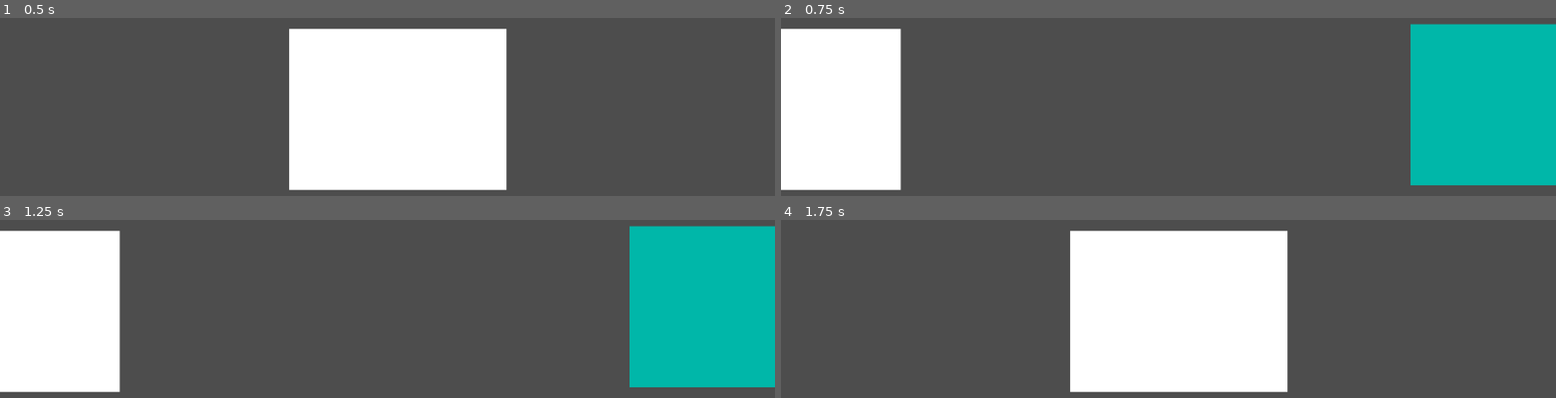
Above: before the commit, frames 1-4 (two rows, left to right).
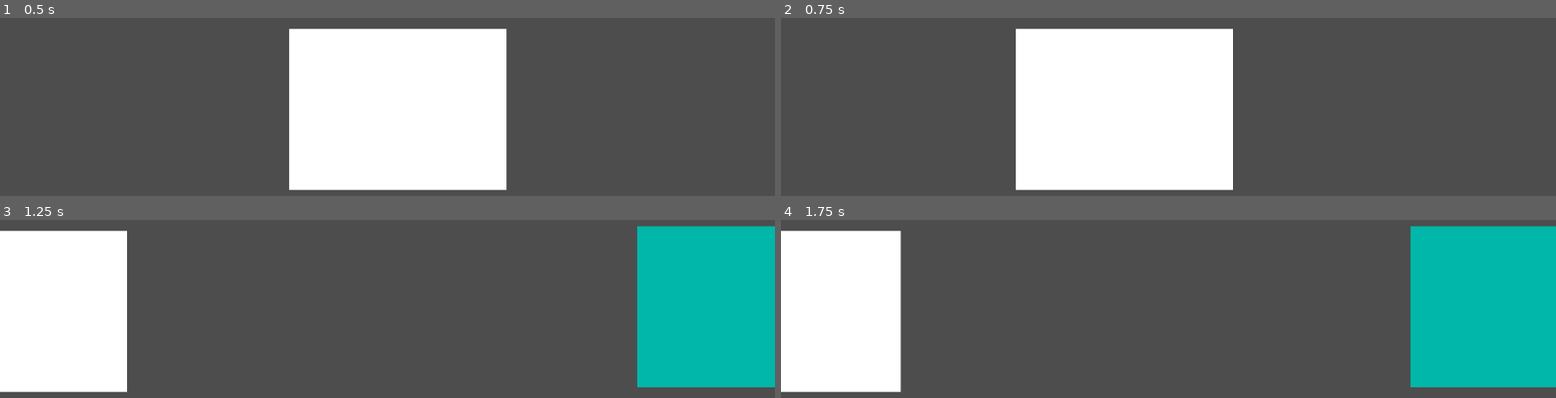
Above: after the commit, the same moments.

Repository: Novali91/Snakeeyes
Game: Godot game, scene res://root.tscn
The game is run twice, just before and just after one commit, with the same random seed, the same clock (stepped at 60 frames per second) and the same inputs.
Inputs:
- Up to frame 1 (0.5 s): no input
- Up to frame 2 (0.75 s): tap Enter at 0.5 s; hold Right (right) from 0.53 s (still down)
- Up to frame 3 (1.25 s): keep holding Right (right)
- Up to frame 4 (1.75 s): release Right (right) at 1.28 s; hold Left (left) from 1.28 s (still down)

Frame 1 is identical in both runs. In frame 2, 57% of the frame differs, in the area x 0-100%, y 3-97%; in frame 3, 1.8%; in frame 4, 57%.

Commit message:
Smoothed screen transitions

Diff:
--- a/root.gd
+++ b/root.gd
@@ -3,6 +3,10 @@
 @onready var screens: Array[Node2D] = [$Deck,$Table,$Store]
 var screenId = 1
 @onready var camera = $Camera2D
+
+var prevScreenId = 1
+var transitionTotalTime = 0.75
+var transitionTime = -1
 
 # Called when the node enters the scene tree for the first time.
 func _ready() -> void:
@@ -11,10 +15,22 @@
 
 # Called every frame. 'delta' is the elapsed time since the previous frame.
 func _process(delta: float) -> void:
-	if Input.is_action_just_pressed("right"):
-		screenId += 1
-	if Input.is_action_just_pressed("left"):
-		screenId -= 1
-	screenId = clamp(screenId, 0, 2)
-	camera.global_position = screens[screenId].global_position
-	pass
+	if transitionTime > -1 && transitionTime < transitionTotalTime:
+		transitionTime += delta
+		camera.global_position = smooth_lerp(screens[prevScreenId].global_position, screens[screenId].global_position, transitionTime/transitionTotalTime)
+	else:
+		if Input.is_action_just_pressed("right"):
+			transition_screens(1)
+		if Input.is_action_just_pressed("left"):
+			transition_screens(-1)
+
+func smooth_lerp(from: Vector2, to: Vector2, x: float) -> Vector2:
+	return from + (to - from) * smooth_func(x)
+
+func smooth_func(x: float) -> float:
+	return sin(PI * (x - 0.5))/2 + 0.5
+
+func transition_screens(dir: int) -> void:
+	prevScreenId = screenId
+	screenId = clamp(screenId + dir, 0, 2)
+	transitionTime = 0
